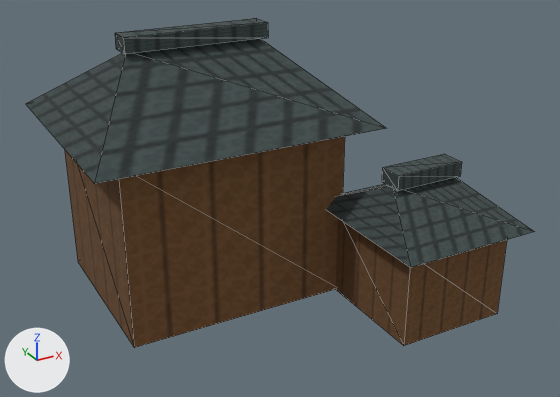
A saved change to the glTF model app/src/main/assets/3d/field/domestic-STABLE-2-lod2.glb.
Both versions are drawn from a 50 mm lens placed at (-0.649, -1.295, 0.898), pointed at (0.034, -0.052, 0.277). Every picture has the same lights, and +X, +Y and +Z are marked at lower left. The older version comes first. Mesh edges are drawn as thin lines. Vertices at exactly the same position are counted once.

The older version as bpy lines, for what is in view:
```python
me_mesh_0 = bpy.data.meshes.new('Mesh_0')
me_mesh_0.from_pydata(...)  # 90 vertices, 116 faces; spans x -0.361..0.394, y -0.382..0.327, z 0.03..0.604
me_mesh_0.materials.append(mat_material_0)
ob_mesh_0 = bpy.data.objects.new('Mesh_0', me_mesh_0)
ob_mesh_0.location = (0.0, 0.0, 0.0)
```
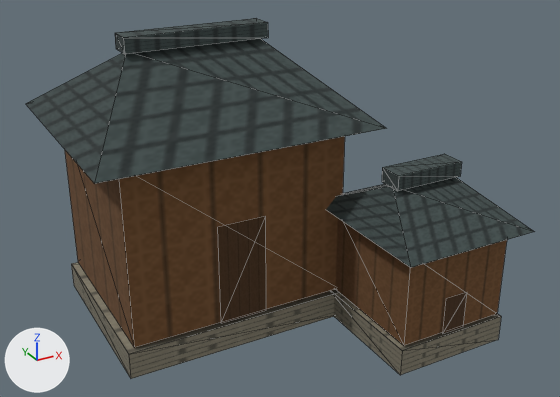
The change, as a list of edits to the scene's bpy script:
```text
Change me_mesh_0:
    used by ob_mesh_0; location = (0.0, 0.0, 0.0)
    verts and faces of me_mesh_0; kept vertices keep their numbers, new ones are numbered from 90
    remove me_mesh_0.from_pydata(...)  # 90 vertices, 116 faces; spans x -0.361..0.394, y -0.382..0.327, z 0.03..0.604
    add me_mesh_0.from_pydata(...)  # 114 vertices, 140 faces; spans x -0.361..0.394, y -0.382..0.327, z 0.01..0.604
    me_mesh_0 part 1: the loose piece of 8 vertices spanning x -0.305..0.145, y -0.11..0.27, z 0.07..0.43 is copied, and the copy is scaled about its middle by (1.06, 1.04, 0.153), then moved by (0.0, 0.0, -0.213); it spans x -0.319..0.159, y -0.118..0.278, z 0.01..0.065
    me_mesh_0 part 2: the loose piece of 8 vertices spanning x 0.26..0.28, y -0.28..-0.26, z 0.03..0.16 is copied, and the copy is scaled about its middle by (12.2, 13, 0.423), then moved by (-0.02, 0.05, -0.057); it spans x 0.128..0.372, y -0.35..-0.09, z 0.01..0.065
    me_mesh_0 part 3
    add verts[90] = (-0.13, -0.113, 0.07)  # pixel (221, 323)
    add verts[91] = (-0.031, -0.113, 0.07)  # pixel (266, 310)
    add verts[92] = (-0.031, -0.113, 0.277)  # pixel (265, 216)
    add verts[93] = (-0.13, -0.113, 0.277)  # pixel (217, 227)
    add faces += [(90, 91, 92), (90, 92, 93)]
    me_mesh_0 part 4
    add verts[94] = (0.225, -0.348, 0.07)  # pixel (442, 333)
    add verts[95] = (0.275, -0.348, 0.07)  # pixel (463, 326)
    add verts[96] = (0.275, -0.348, 0.146)  # pixel (467, 292)
    add verts[97] = (0.225, -0.348, 0.146)  # pixel (446, 298)
    add faces += [(94, 95, 96), (94, 96, 97)]
```

Changed parts and their boxes [x1, y1, x2, y2] in the pictures (560 x 397 px):
'Mesh_0', reshaped (9% taller): before [26, 18, 534, 348]; after [26, 18, 534, 379]
part 1 of me_mesh_0, added: after [71, 262, 339, 379]
part 2 of me_mesh_0, added: after [331, 290, 501, 375]
part 3 of me_mesh_0, added (brown): after [218, 216, 266, 323]
part 4 of me_mesh_0, added (brown): after [443, 292, 467, 333]
